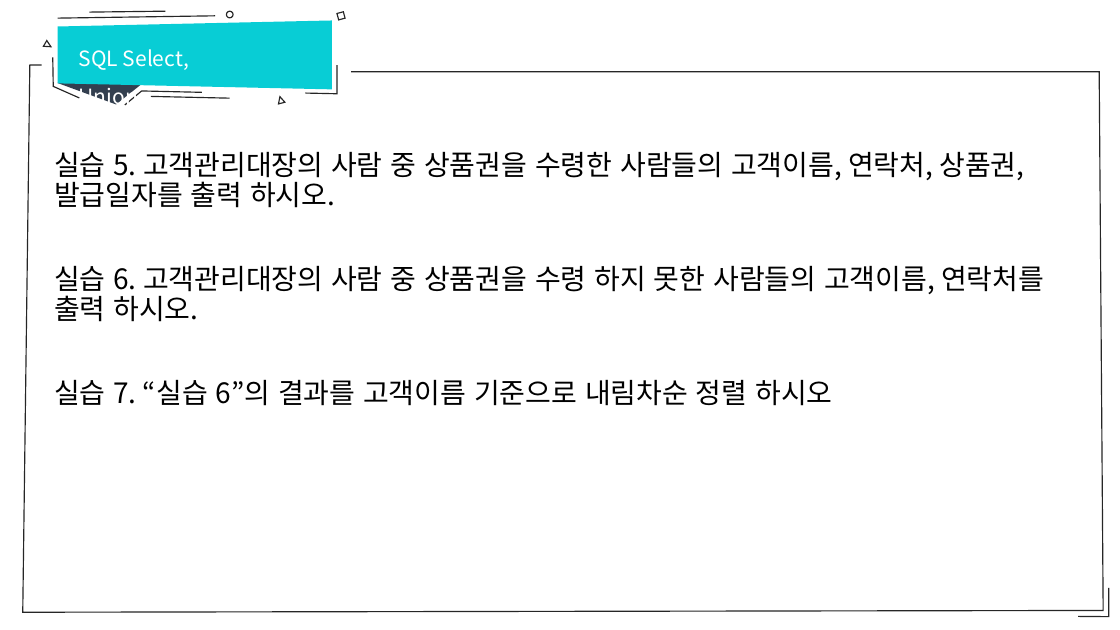
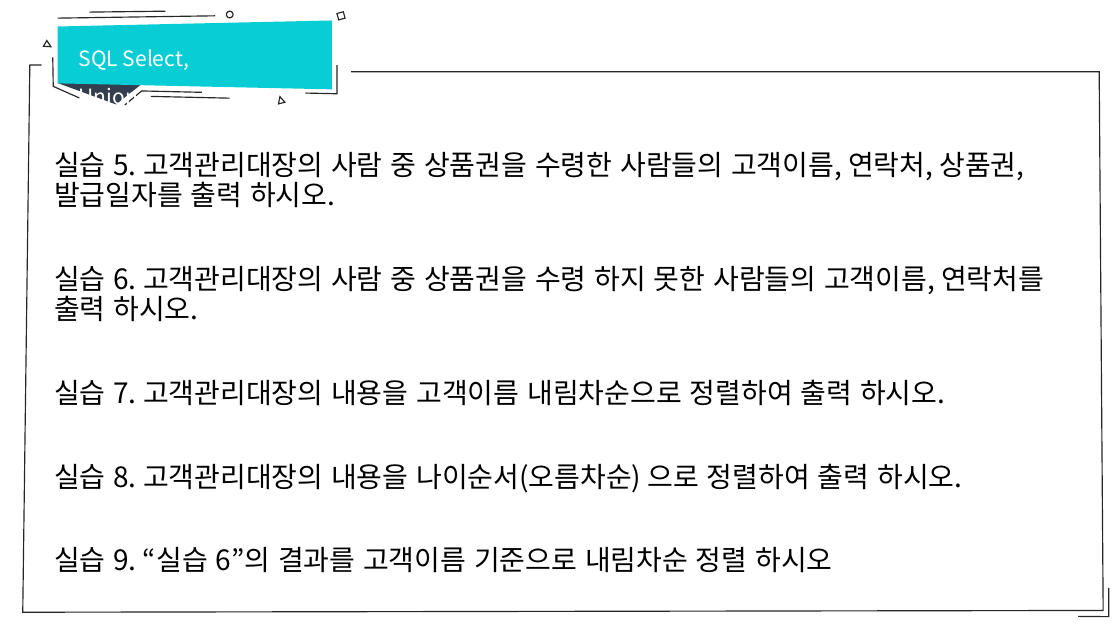
Before and after one commit to sumn-2020/lecture, a slide deck: slide 16 of database/6강 SQL Select Union.pptx. Drawn at 1120x630 pixels with LibreOffice and Linux fonts; fonts in the diff are those of the drawing. Boxes give left, top, right and bottom in pixels: in the first picture for what was removed or moved away, otherwise in the second. Text is boxed around its words. In the diff, an @@ line names an element or a change of style, - is before the commit and + after.

```diff
--- a/database/6강 SQL Select Union.pptx
+++ b/database/6강 SQL Select Union.pptx
@@ text at [54,379,962,573]: text changed @@
-실습 7. “실습 6”의 결과를 고객이름 기준으로 내림차순 정렬 하시오
+실습 7. 고객관리대장의 내용을 고객이름 내림차순으로 정렬하여 출력 하시오.
+실습 8. 고객관리대장의 내용을 나이순서(오름차순) 으로 정렬하여 출력 하시오.
+실습 9. “실습 6”의 결과를 고객이름 기준으로 내림차순 정렬 하시오
```
Also in this commit, not shown: 3 other slides changed, 2 slides added, 4 other files.
